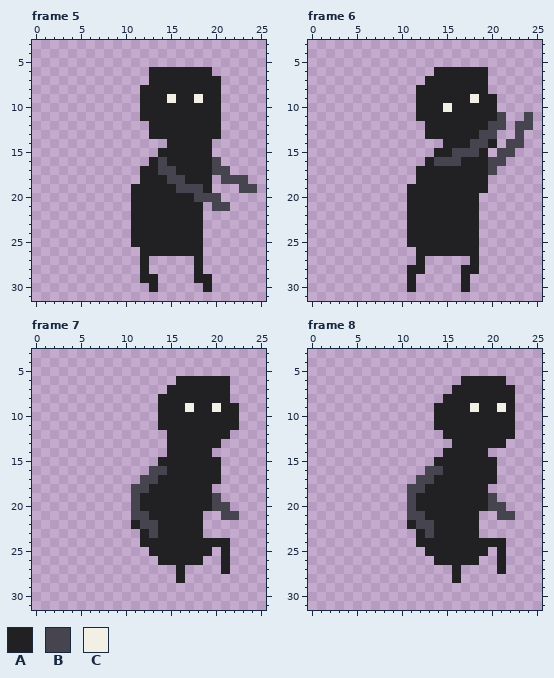
Pixel-art file: asset_projects/aseprite/elemental-catalyst_jump.aseprite. This is how it looked before the edit.
32x32 pixels, 13 frames. Shown: frame 5: x 0..25, y 3..31; frame 6: x 0..25, y 3..31; frame 7: x 0..25, y 3..31; frame 8: x 0..25, y 3..31. The commit also changed other frames, which this record leaves out.
Palette (. is transparent): A #212123  B #45444f  C #f2f0e5
Pixels before, frame 5, first column x 11:
 6 ..AAAAAAA.....
 7 ..AAAAAAAA....
 8 .AAAAAAAAA....
 9 .AAACAACAA....
10 .AAAAAAAAA....
11 .AAAAAAAAA....
12 ..AAAAAAAA....
13 ..AAAAAAAA....
14 ....AAAAA.....
15 ...AAAAAA.....
16 ..ABAAAAAB....
17 .AABBAAAABB...
18 .AAABBAAA.BBB.
19 AAAAABBBA...BB
20 AAAAAAABBB....
21 AAAAAAAA.BB...
22 AAAAAAAA......
23 AAAAAAAA......
24 AAAAAAAA......
25 AAAAAAAA......
26 .AAAAAAA......
27 .A.....A......
28 .A.....A......
29 .AA....AA.....
30 ..A.....A.....
Pixels before, frame 6, first column x 11:
 6 ...AAAAAA.....
 7 ..AAAAAAA.....
 8 .AAAAAAAA.....
 9 .AAAAAACAA....
10 .AAACAAAAA....
11 .AAAAAAAAAB..B
12 ..AAAAAAABB.BB
13 ..AAAAAABB..B.
14 ....AAABBA.BB.
15 ...AABBBA.BB..
16 ..ABBBAAABB...
17 .AAAAAAAAB....
18 .AAAAAAAA.....
19 AAAAAAAAA.....
20 AAAAAAAA......
21 AAAAAAAA......
22 AAAAAAAA......
23 AAAAAAAA......
24 AAAAAAAA......
25 AAAAAAAA......
26 .AAAAAAA......
27 .A.....A......
28 AA....AA......
29 A.....A.......
30 A.....A.......
Pixels before, frame 7, first column x 11:
 6 .....AAAAAA.
 7 ....AAAAAAA.
 8 ...AAAAAAAA.
 9 ...AAACAACAA
10 ...AAAAAAAAA
11 ...AAAAAAAAA
12 ....AAAAAAA.
13 ....AAAAAA..
14 ....AAAAA...
15 ...AAAAAAA..
16 ..BBAAAAAA..
17 .BBAAAAAAA..
18 BBAAAAAAA...
19 BAAAAAAAAB..
20 BAAAAAAAABB.
21 BBAAAAAA..BB
22 ABBAAAAA....
23 .ABAAAAA....
24 .AAAAAAAAAA.
25 ..AAAAAAA.A.
26 ...AAAAA..A.
27 .....A....A.
28 .....A......
Pixels before, frame 8, first column x 11:
 6 ......AAAAA.
 7 .....AAAAAAA
 8 ....AAAAAAAA
 9 ...AAAACAACA
10 ...AAAAAAAAA
11 ...AAAAAAAAA
12 ....AAAAAAAA
13 .....AAAAAA.
14 ....AAAAA...
15 ...AAAAAAA..
16 ..BBAAAAAA..
17 .BBAAAAAAA..
18 BBAAAAAAA...
19 BAAAAAAAAB..
20 BAAAAAAAABB.
21 BBAAAAAA..BB
22 ABBAAAAA....
23 .ABAAAAA....
24 .AAAAAAAAAA.
25 ..AAAAAAA.A.
26 ...AAAAA..A.
27 .....A....A.
28 .....A......
After the commit:
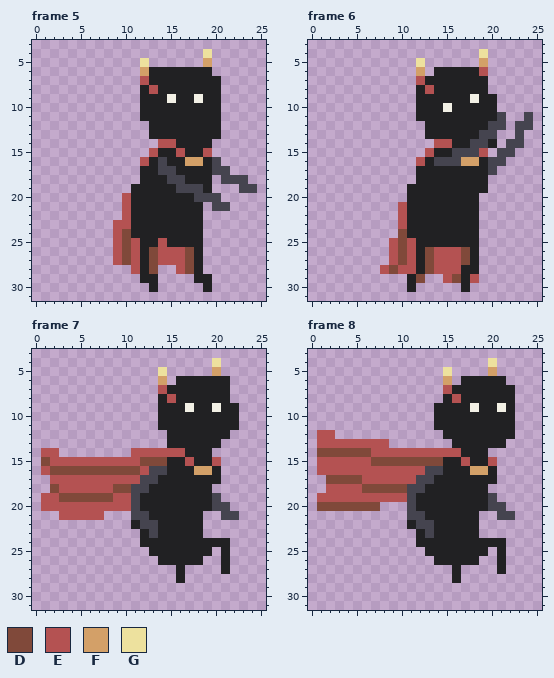
Colours new in this view: D #80493a  E #b45252  F #d3a068  G #ede19e
From old to new:
layer "FireCape" now shown
layer "FireHat" now shown
Frame 5, layers "FireHat", "FireCape":
Colour D is added in rows 24 to 26 at x 10; in row 27 at x 10, 13 and 17; in row 28 at x 13 and 17.
Colour D replaces colour A in row 26 at x 13 and 17.
Colour E is added in row 7 at x 12; in row 14 at x 14; in row 15 at x 13; in row 16 at x 12; in rows 20 to 22 at x 10; in row 23 at x 9 to 10.
Colour E is added in rows 24 to 25 at x 9; in row 26 at x 9 and 11; in row 27 at x 9, 11 and 14 to 16; in row 28 at x 11 and 16.
Colour E replaces colour A in row 8 at x 13; in row 14 at x 15; in row 15 at x 16 and 19; in row 25 at x 11 and 14; in row 26 at x 14 to 16.
Colour F is added in row 5 at x 19; in row 6 at x 12.
Colour F replaces colour A in row 16 at x 17 to 18.
Colour G is added in row 4 at x 19; in row 5 at x 12.
Frame 6, layers "FireHat", "FireCape":
Colour D is added in rows 24 to 26 at x 10; in row 27 at x 10, 13 and 17; in row 28 at x 9 and 13; in row 29 at x 12 and 16.
Colour D replaces colour A in row 26 at x 13 and 17.
Colour E is added in row 7 at x 12; in row 14 at x 14; in row 15 at x 13; in row 16 at x 12; in rows 21 to 23 at x 10; in row 25 at x 9.
Colour E is added in row 26 at x 9 and 11; in row 27 at x 9, 11 and 14 to 16; in row 28 at x 8, 10 and 14 to 16; in row 29 at x 15 and 18.
Colour E replaces colour A in row 6 at x 19; in row 8 at x 13; in row 14 at x 15; in row 15 at x 19; in row 25 at x 11; in row 26 at x 14 to 16.
Colour E replaces colour A in row 28 at x 11.
Colour F is added in row 5 at x 19; in row 6 at x 12.
Colour F replaces colour A in row 16 at x 17 to 18.
Colour G is added in row 4 at x 19; in row 5 at x 12.
Frame 7, layers "FireHat", "FireCape":
Colour D is added in row 15 at x 1 and 12 to 13; in row 16 at x 2 to 11; in row 18 at x 2 and 9 to 10; in row 19 at x 3 to 8.
Colour D replaces colour A in row 15 at x 14.
Colour E is added in row 7 at x 14; in row 14 at x 1 to 2 and 11 to 14; in row 15 at x 2 to 11; in row 16 at x 1 and 12; in row 17 at x 2 to 11; in row 18 at x 3 to 8.
Colour E is added in row 19 at x 1 to 2 and 9 to 10; in row 20 at x 1 to 10; in row 21 at x 3 to 7.
Colour E replaces colour A in row 8 at x 15; in row 14 at x 15 to 16; in row 15 at x 17 and 20.
Colour F is added in row 5 at x 20; in row 6 at x 14.
Colour F replaces colour A in row 16 at x 18 to 19.
Colour G is added in row 4 at x 20; in row 5 at x 14.
Frame 8, layers "FireHat", "FireCape":
Colour D is added in row 14 at x 1 to 6; in row 15 at x 7 to 13; in row 17 at x 2 to 5; in row 18 at x 6 to 10; in row 20 at x 1 to 7.
Colour D replaces colour A in row 15 at x 14.
Colour E is added in row 7 at x 15; in row 12 at x 1 to 2; in row 13 at x 1 to 8; in row 14 at x 7 to 14; in row 15 at x 1 to 6; in row 16 at x 1 to 12.
Colour E is added in row 17 at x 6 to 11; in row 18 at x 2 to 5; in row 19 at x 1 to 10.
Colour E replaces colour A in row 8 at x 16; in row 14 at x 15 to 16; in row 15 at x 17 and 20.
Colour F is added in row 5 at x 20; in row 6 at x 15.
Colour F replaces colour A in row 16 at x 18 to 19.
Colour G is added in row 4 at x 20; in row 5 at x 15.
